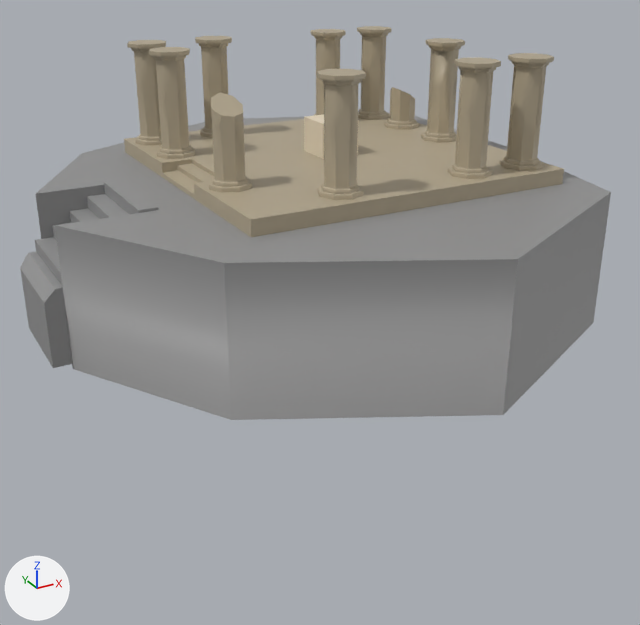
A saved change to the FBX model Meshes/Level 2/Monument_Top_of_Rock.fbx.
Camera for both pictures: a 50 mm camera at (6.85, -8.06, 7.01) aimed at (14.72, 6.25, -0.15). The axes (+X, +Y, +Z) are drawn at lower left. The lights are the same throughout. Where no turn or scale is listed for an object, it has been applied to the vertices. Vertices at the same position are counted once.

Script lines for the objects in view, before the commit:
```python
me_cube_063 = bpy.data.meshes.new('Cube.063')
me_cube_063.from_pydata(...)  # 3197 vertices, 3180 faces; spans x -6.0..4.41, y -5.9..5.43, z -2.67..2.17
# faces by material slot: [3111, 6, 63]
me_cube_063.materials.append(mat_stone_001)  # beige #b2a68d
me_cube_063.materials.append(mat_stone_2_001)  # beige #e7d9c0
me_cube_063.materials.append(mat_stone_3_001)  # grey #929292
ob_monument_rock_statue = bpy.data.objects.new('Monument_Rock_Statue', me_cube_063)
ob_monument_rock_statue.location = (15.34, 6.99, 2.67)
```
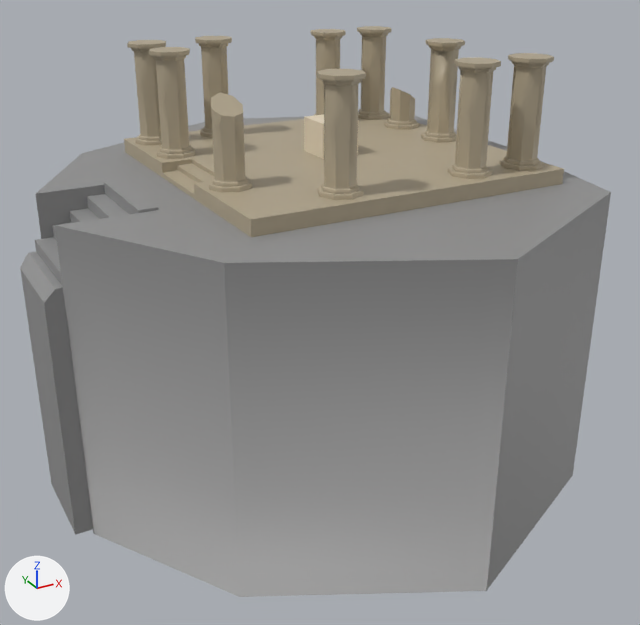
The newer file is also turned or shifted as a whole; pictures and numbers use the older file's frame.

What differs and where, as boxes [x1, y1, x2, y2] in the pictures (640 x 625 px; the box of a moved part takes in the faces that stretch with it):
'Monument_Rock_Statue', reshaped (45% taller): before [20, 26, 611, 420]; after [20, 26, 611, 597]
part 1 of me_cube_063, moved or reshaped: before [29, 266, 594, 420]; after [29, 266, 594, 597]

The change, as a diff of the scene's bpy script:
```diff
--- a/Meshes/Level 2/Monument_Top_of_Rock.fbx.py
+++ b/Meshes/Level 2/Monument_Top_of_Rock.fbx.py
@@ me_cube_063 @@
 me_cube_063.from_pydata(...)  # 3197 vertices, 3180 faces; spans x -6.0..4.41, y -5.9..5.43, z -2.67..2.17
 # used by ob_monument_rock_statue; location = (15.34, 6.99, 2.67)
+# me_cube_063 part 1: all 27 vertices in x -6.0..4.41, y -5.9..5.43, z -2.67..-2.57 are moved by (0.0, 0.0, -3.46)
 me_cube_063.materials.append(mat_stone_001)
```
